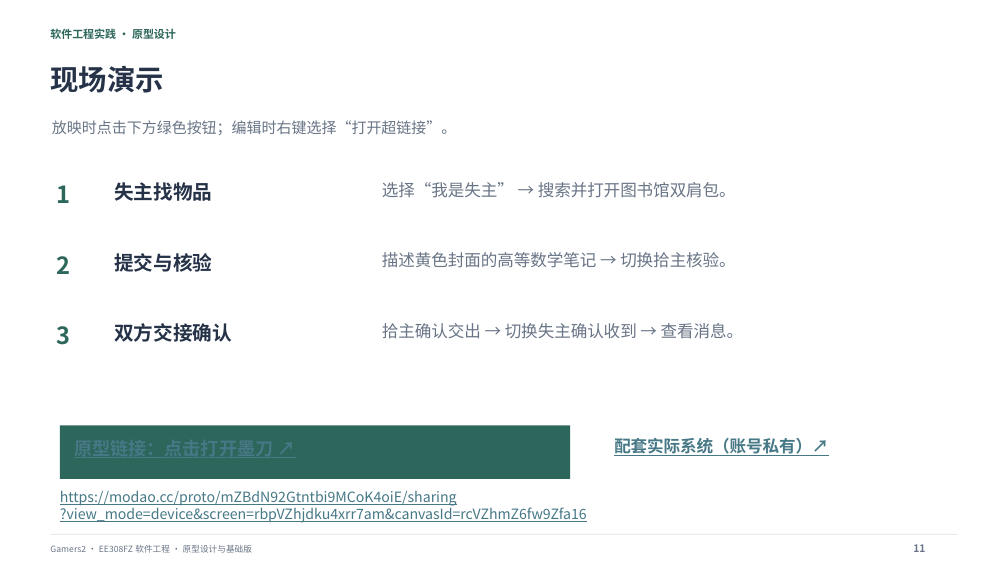
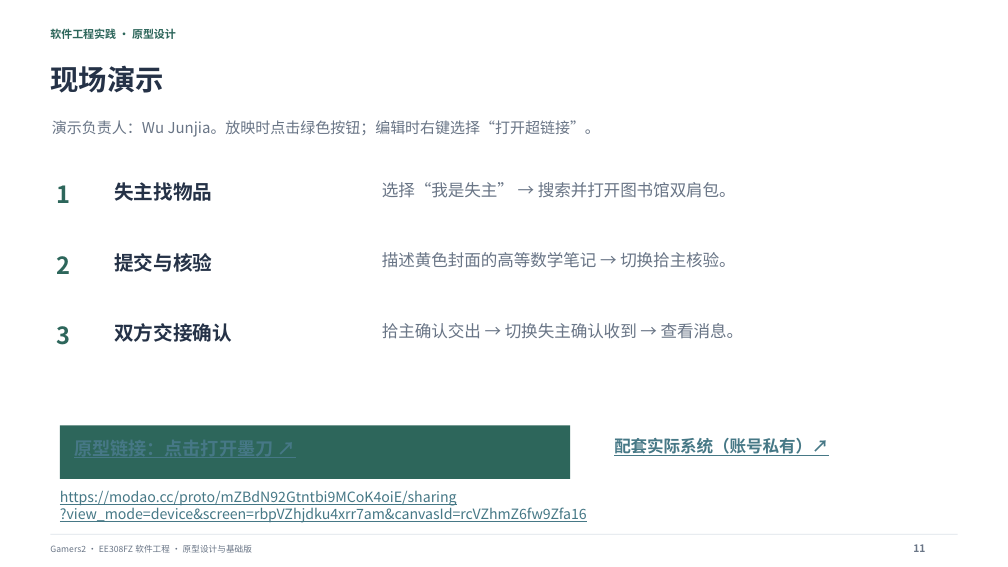
Before and after one commit to Zarvik188/FindBack-Gamers2-Prototype, a slide deck: slide 11 of deliverables/FindBack-Prototype.pptx. Drawn at 1008x567 pixels with LibreOffice and Linux fonts; fonts in the diff are those of the drawing. Boxes give left, top, right and bottom in pixels: in the first picture for what was removed or moved away, otherwise in the second. Text is boxed around its words. In the diff, an @@ line names an element or a change of style, - is before the commit and + after.

Commit message:
Adjust contribution shares and assign Wu Junjia to prototype demo

```diff
--- a/deliverables/FindBack-Prototype.pptx
+++ b/deliverables/FindBack-Prototype.pptx
@@ text at [52,120,600,137]: text changed @@
-放映时点击下方绿色按钮；编辑时右键选择“打开超链接”。
+演示负责人：Wu Junjia。放映时点击绿色按钮；编辑时右键选择“打开超链接”。
```
Also in this commit, not shown: 1 other slide changed, 6 other files.
